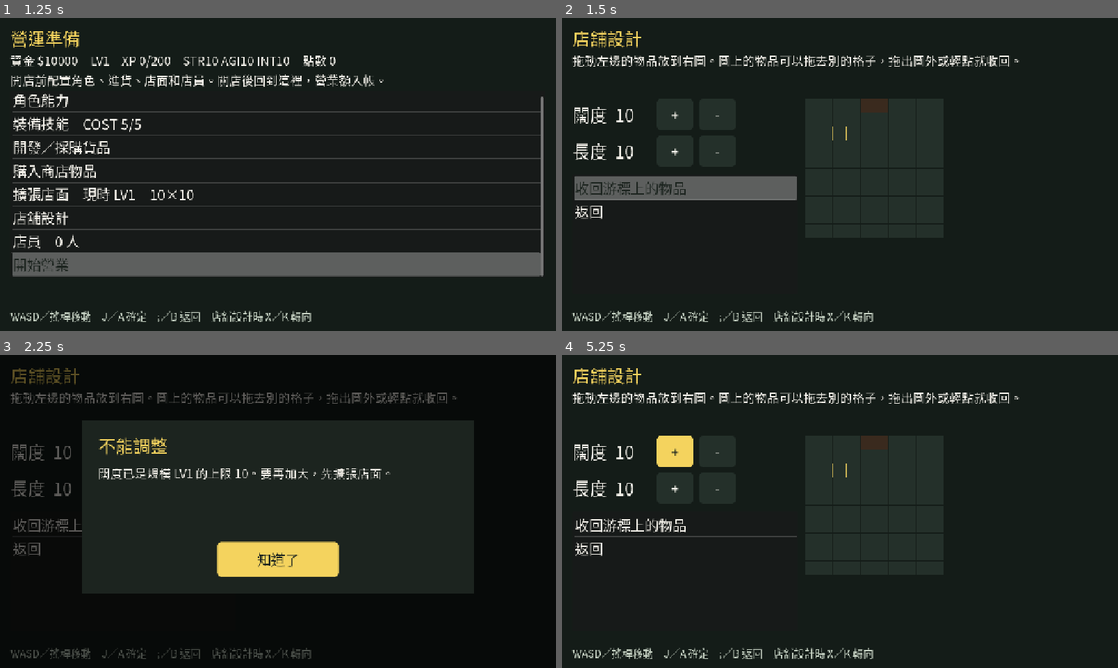
Above: before the commit, frames 1-4 (two rows, left to right).
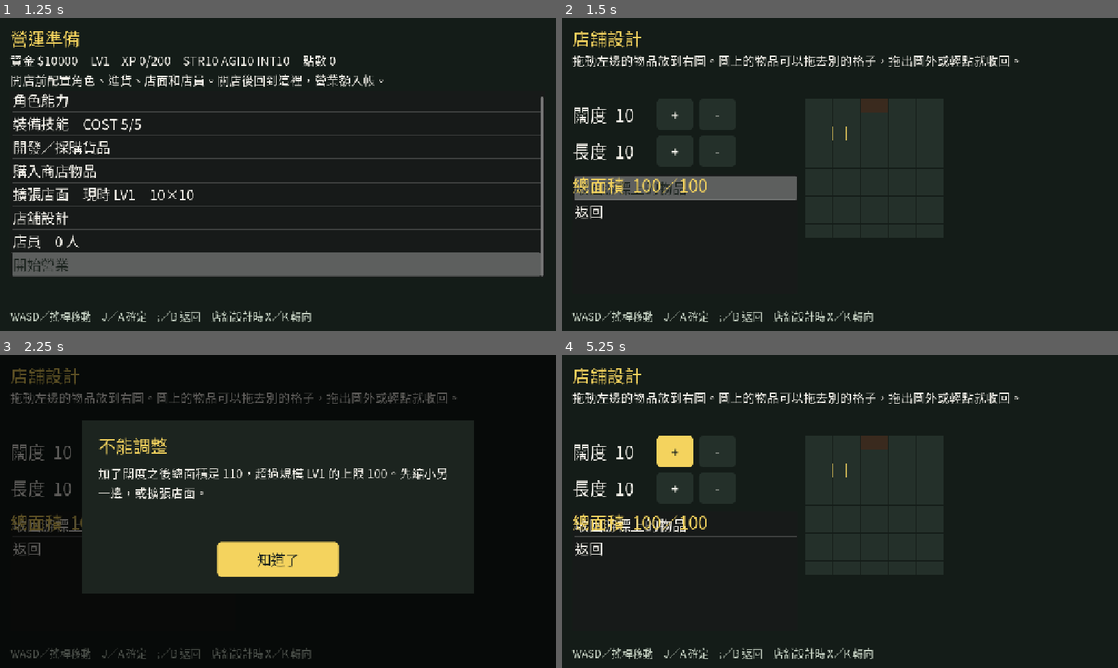
Above: after the commit, the same moments.

Repository: bzkit1983/imdoing
Game: Godot game, scene res://scenes/demo.tscn
Same seed, same stepped clock (60 frames per second), same inputs: the game is played once before the commit and once after it.
Inputs (mouse positions are in pixels of both pictures, inside the frame that each line leads up to):
- Up to frame 1 (1.25 s): tap Enter at 0.5 s; move the mouse to (250, 237) at 0.52 s; hold W from 0.53 s (still down); tap J at 0.6 s; click (250, 237) at 0.67 s
- Up to frame 2 (1.5 s): release W at 1.25 s; tap Space at 1.25 s; drag from (1006, 221) to (812, 237) at 1.27 s
- Up to frame 3 (2.25 s): click "+" at 2 s
- Up to frame 4 (5.25 s): click "-" at 2.75 s; click "+" at 3.5 s; click "-" at 4.25 s; click "知道了" at 5 s

Frame 1 is identical in both runs. In frame 2, 0.5% of the frame differs, in the area x 2-26%, y 50-57%; in frame 3, 1.7%, in the area x 2-81%, y 36-57%; in frame 4, 0.5%.

Commit message:
Let shop width and length trade off inside the scale's total area, so shrinking one side frees the other.
Co-authored-by: Cursor <cursoragent@cursor.com>

Diff:
--- a/godot/demo_v0_6/scripts/game_state.gd
+++ b/godot/demo_v0_6/scripts/game_state.gd
@@ -380,10 +380,16 @@
 	return -1
 
 
+func area_cap() -> int:
+	var side := int(SCALE_MAX[shop_scale])
+	return side * side
+
+
 func set_grid(w: int, h: int) -> String:
-	var cap := int(SCALE_MAX[shop_scale])
-	w = clampi(w, 8, cap)
-	h = clampi(h, 8, cap)
+	if w < 8 or h < 8:
+		return "闊度和長度最少是 8。"
+	if w * h > area_cap():
+		return "總面積超過規模上限"
 	for it in placed:
 		if int(it["x"]) + int(it["w"]) > w or int(it["y"]) + int(it["h"]) > h:
 			return "有傢俬在新邊界外，先收回"
--- a/godot/demo_v0_6/scripts/prep_menu.gd
+++ b/godot/demo_v0_6/scripts/prep_menu.gd
@@ -491,7 +491,7 @@
 
 func _fill_expand() -> void:
 	_title.text = "擴張店面"
-	_info.text = "現時規模 LV%d　地圖 %d×%d。闊度和長度在店舖設計裡調。\nLV2＝$3000、上限 15，要角色 LV4。LV3＝$6000、上限 20，要角色 LV7。" % [state.shop_scale, state.grid_w, state.grid_h]
+	_info.text = "現時規模 LV%d　地圖 %d×%d　總面積 %d／%d。闊度和長度在店舖設計裡調，一邊減少就能加另一邊。\nLV2＝$3000、總面積 225，要角色 LV4。LV3＝$6000、總面積 400，要角色 LV7。" % [state.shop_scale, state.grid_w, state.grid_h, state.grid_w * state.grid_h, state.area_cap()]
 	if state.shop_scale < 3:
 		var nxt := state.shop_scale + 1
 		_add("擴張到規模 LV%d　$%d" % [nxt, int(state.SCALE_COST[nxt])], "expand", null)
@@ -521,6 +521,9 @@
 	_clear(_size_panel)
 	_add_size_row("闊度", "w", state.grid_w, 0)
 	_add_size_row("長度", "h", state.grid_h, 1)
+	var area := _name_label("總面積  %d／%d" % [state.grid_w * state.grid_h, state.area_cap()], 420, 48)
+	area.add_theme_color_override("font_color", Color("f4d35e"))
+	_size_panel.add_child(area)
 
 
 func _add_size_row(title: String, axis: String, value: int, row: int) -> void:
@@ -547,12 +550,7 @@
 	var h := state.grid_h
 	var cur := w if axis == "w" else h
 	var label := "闊度" if axis == "w" else "長度"
-	var cap := int(state.SCALE_MAX[state.shop_scale])
 	var nxt := cur + delta
-	if nxt > cap:
-		_popup_info("不能調整", "%s已是規模 LV%d 的上限 %d。要再加大，先擴張店面。" % [label, state.shop_scale, cap])
-		_refresh()
-		return
 	if nxt < 8:
 		_popup_info("不能調整", "%s最少是 8。" % label)
 		_refresh()
@@ -561,6 +559,10 @@
 		w = nxt
 	else:
 		h = nxt
+	if w * h > state.area_cap():
+		_popup_info("不能調整", "加了%s之後總面積是 %d，超過規模 LV%d 的上限 %d。先縮小另一邊，或擴張店面。" % [label, w * h, state.shop_scale, state.area_cap()])
+		_refresh()
+		return
 	var msg := state.set_grid(w, h)
 	if msg != "":
 		_popup_info("不能調整", "有傢俬超出新的邊界，先在圖上收回再縮小。")
@@ -826,7 +828,7 @@
 		_popup_info("資金不足", _funds_line("擴張到規模 LV%d" % nxt, price))
 		return
 	var cap := int(state.SCALE_MAX[nxt])
-	_popup_confirm("確認購入", "擴張到規模 LV%d，地圖上限變為 %d×%d，支付 $%d？" % [nxt, cap, cap, price], {"action": "expand"})
+	_popup_confirm("確認購入", "擴張到規模 LV%d，總面積上限變為 %d（現成 %d×%d），支付 $%d？" % [nxt, cap * cap, cap, cap, price], {"action": "expand"})
 
 
 func _try_hire() -> void:
Not shown, changed: docs/demo/demov0_6scope.md
Not shown, changed: docs/play-v06/index.html
Not shown, changed: docs/play-v06/index.pck
Not shown, changed: docs/systemdesign/shopsetup.md
